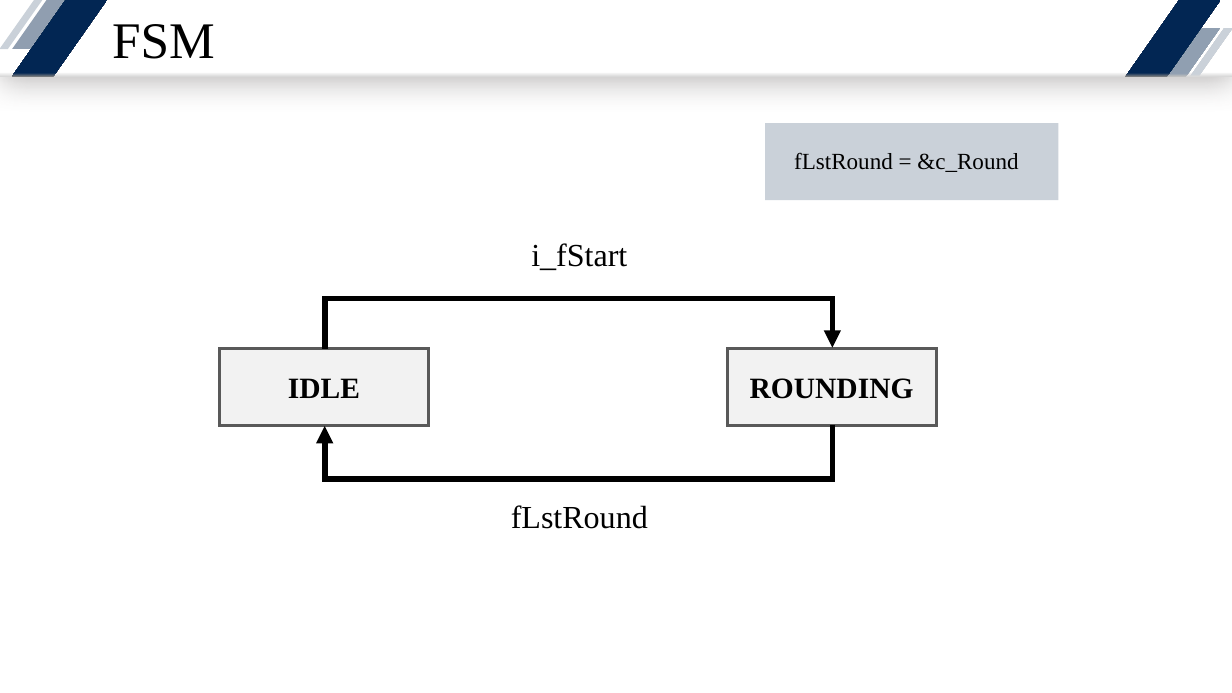
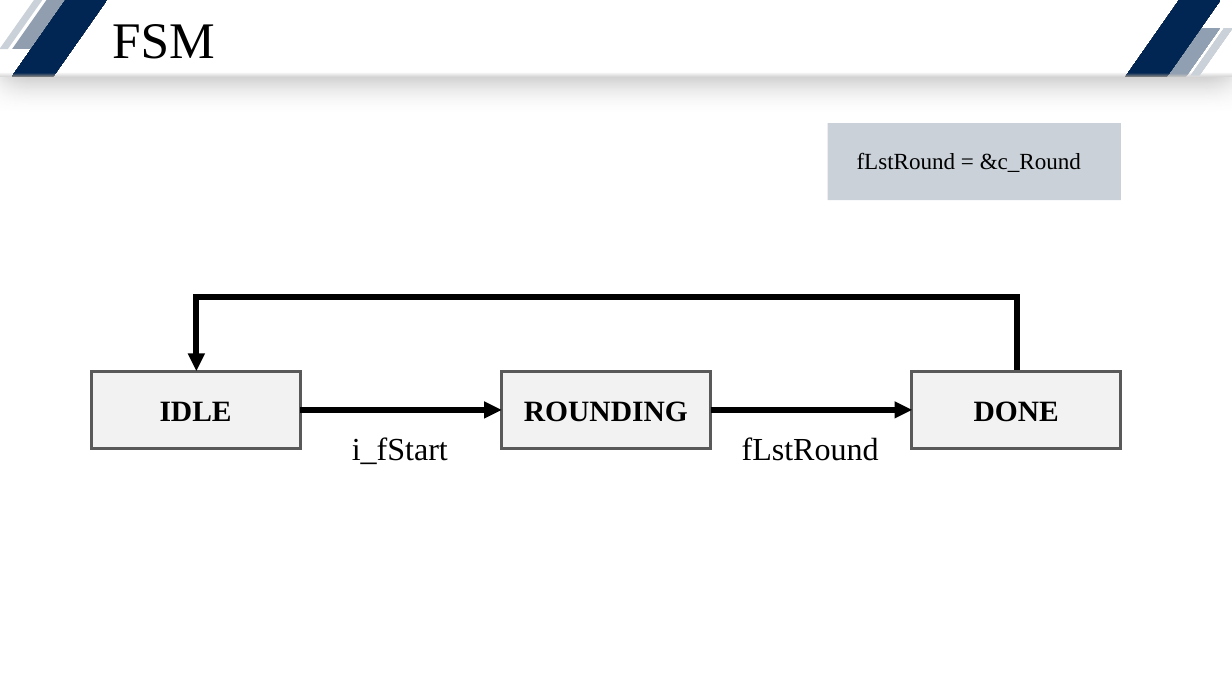
Before and after one commit to yuyu0830/FPGA_AES128, a slide deck: slide 5 of SHA/SHA256/Presentation/SHA256.pptx. Drawn at 1232x693 pixels with LibreOffice and Linux fonts; fonts in the diff are those of the drawing. Boxes give left, top, right and bottom in pixels: in the first picture for what was removed or moved away, otherwise in the second. Text is boxed around its words. In the diff, an @@ line names an element or a change of style, - is before the commit and + after.

```diff
--- a/SHA/SHA256/Presentation/SHA256.pptx
+++ b/SHA/SHA256/Presentation/SHA256.pptx
@@ rectangle moved from (x1=765, y1=123, x2=1058, y2=200) to (x1=828, y1=123, x2=1121, y2=200) @@
@@ text "fLstRound = &c_Round" moved from (x1=794, y1=152, x2=1018, y2=172) to (x1=857, y1=152, x2=1081, y2=172) @@
@@ elbow arrow moved from (324, 349) - (833, 348) to (1018, 372) - (197, 371) @@
@@ rectangle "IDLE" moved from (x1=220, y1=348, x2=429, y2=425) to (x1=91, y1=372, x2=300, y2=448) @@
@@ rectangle "ROUNDING" moved from (x1=727, y1=348, x2=936, y2=425) to (x1=502, y1=372, x2=711, y2=448) @@
@@ rectangle added at (x1=912, y1=372, x2=1121, y2=448), fill #F2F2F2, outline #595959 2.25 pt, 23 pt, text #000000, bold @@
+DONE
@@ arrow added from (300, 410) to (502, 410), #000000 4.5 pt @@
@@ arrow added from (711, 410) to (912, 410), #000000 4.5 pt @@
@@ elbow arrow removed from (833, 425) to (324, 426) @@
@@ text "i_fStart" moved from (x1=531, y1=243, x2=627, y2=270) to (x1=352, y1=437, x2=448, y2=464) @@
@@ text "fLstRound" moved from (x1=511, y1=505, x2=648, y2=529) to (x1=742, y1=437, x2=879, y2=461) @@
```
Also in this commit, not shown: 4 other slides changed, 10 slides added, 17 other files.
